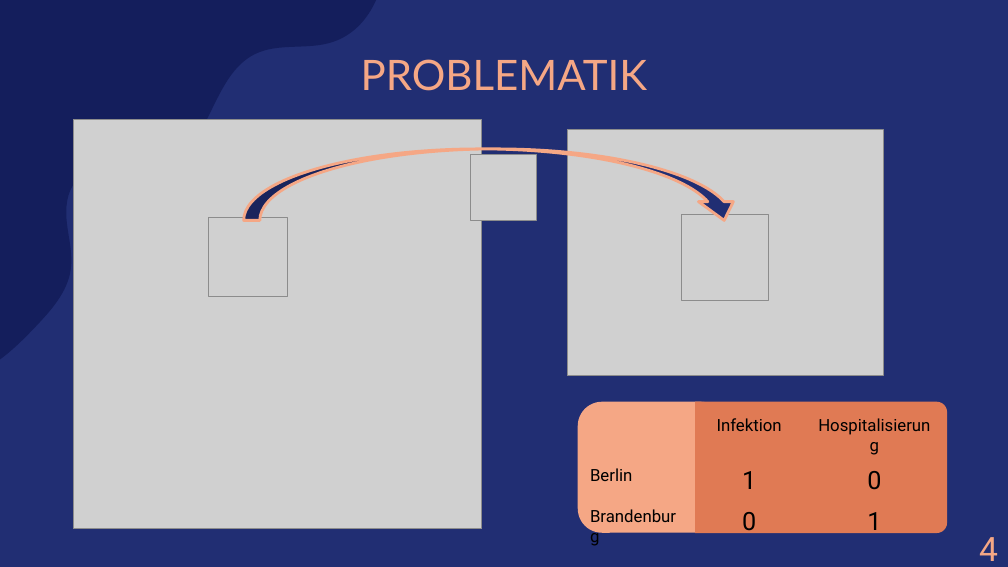
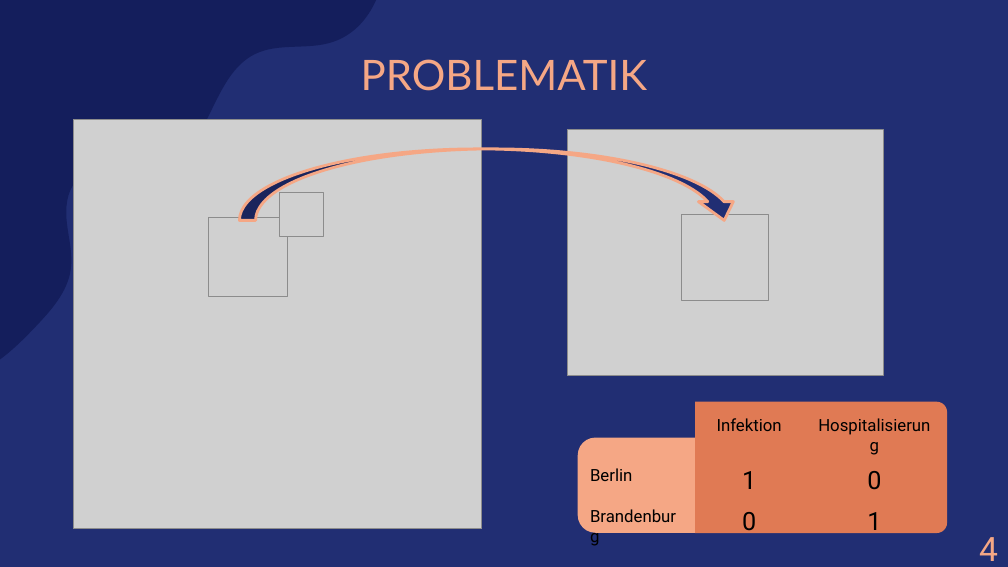
Before and after one commit to amarquard089/Covid19-Hospitalisierungsrate, a slide deck: slide 15 of Praesentation/COVID-19 Hospitalisierungsrate.pptx (slide 10 before the commit). Drawn at 1008x567 pixels with LibreOffice and Linux fonts; fonts in the diff are those of the drawing; grey boxes stand for pictures. Boxes give left, top, right and bottom in pixels: in the first picture for what was removed or moved away, otherwise in the second. Text is boxed around its words. In the diff, an @@ line names an element or a change of style, - is before the commit and + after.

```diff
--- a/Praesentation/COVID-19 Hospitalisierungsrate.pptx
+++ b/Praesentation/COVID-19 Hospitalisierungsrate.pptx
@@ curved down arrow: place and size @@
-curved down arrow at [244,149,742,221]
+curved down arrow at [240,149,742,221]
@@ picture: place and size @@
-picture at [470,154,536,221]
+picture at [279,193,324,237]
@@ rounded rectangle: place and size @@
-rounded rectangle at [578,402,725,533]
+rounded rectangle at [578,437,725,532]
```
Also in this commit, not shown: 4 other slides changed, 6 slides added, 1 slide removed.
